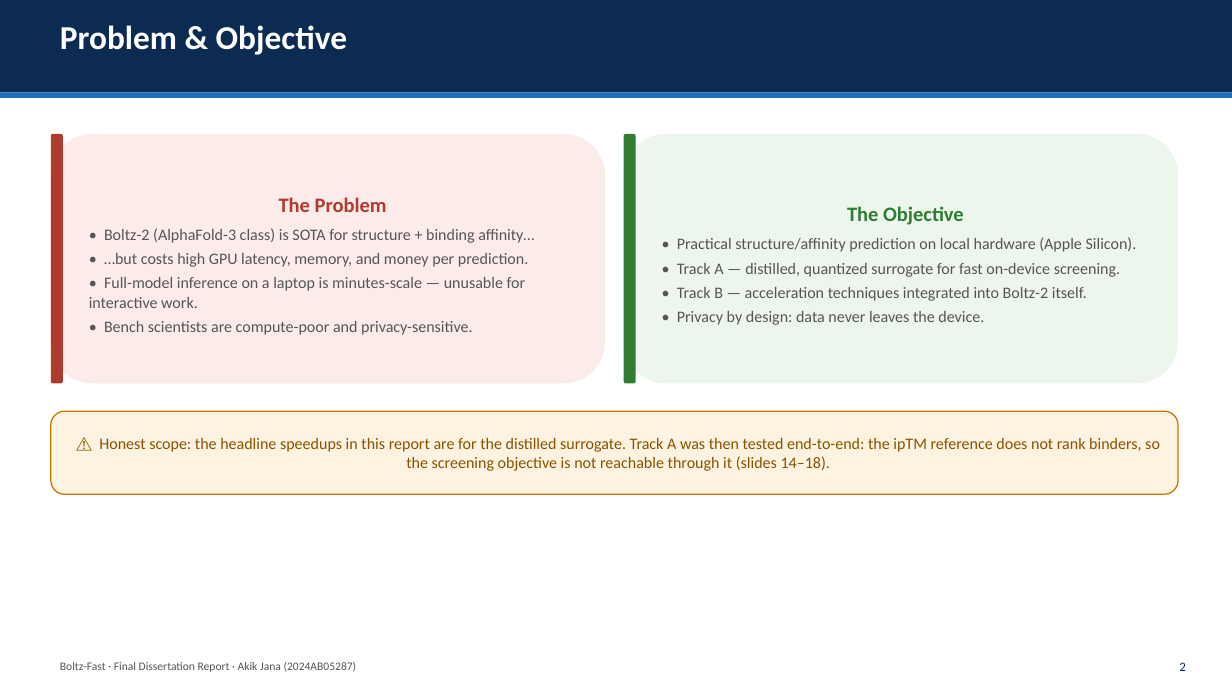
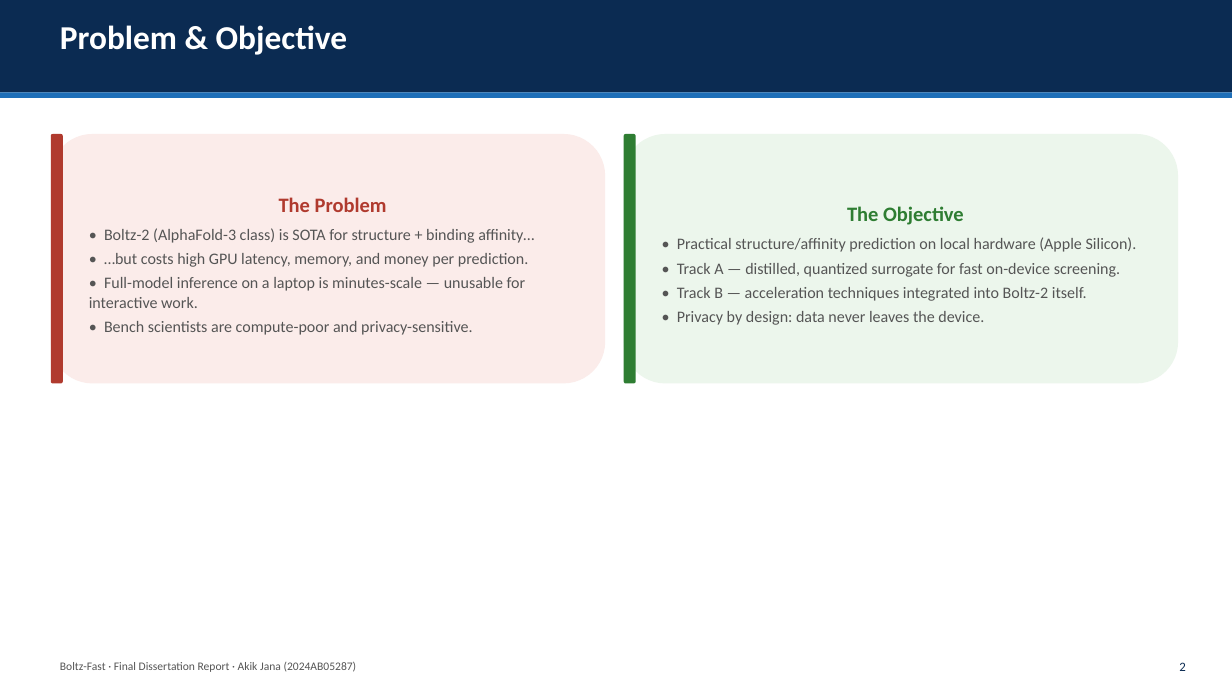
Before and after one commit to AkikJana/biomolecular-design-coreai, a slide deck: slide 2 of final_dissertation_presentation.pptx. Drawn at 1232x693 pixels with LibreOffice and Linux fonts; fonts in the diff are those of the drawing. Boxes give left, top, right and bottom in pixels: in the first picture for what was removed or moved away, otherwise in the second. Text is boxed around its words. In the diff, an @@ line names an element or a change of style, - is before the commit and + after.

```diff
--- a/final_dissertation_presentation.pptx
+++ b/final_dissertation_presentation.pptx
@@ rounded rectangle removed at [51, 411, 1178, 494] @@
-⚠ Honest scope: the headline speedups in this report are for the distilled surrogate. Track A was then tested end-to-end: the ipTM reference does not rank binders, so the screening objective is not reachable through it (slides 14–18).
```
Also in this commit, not shown: 15 other slides changed.
